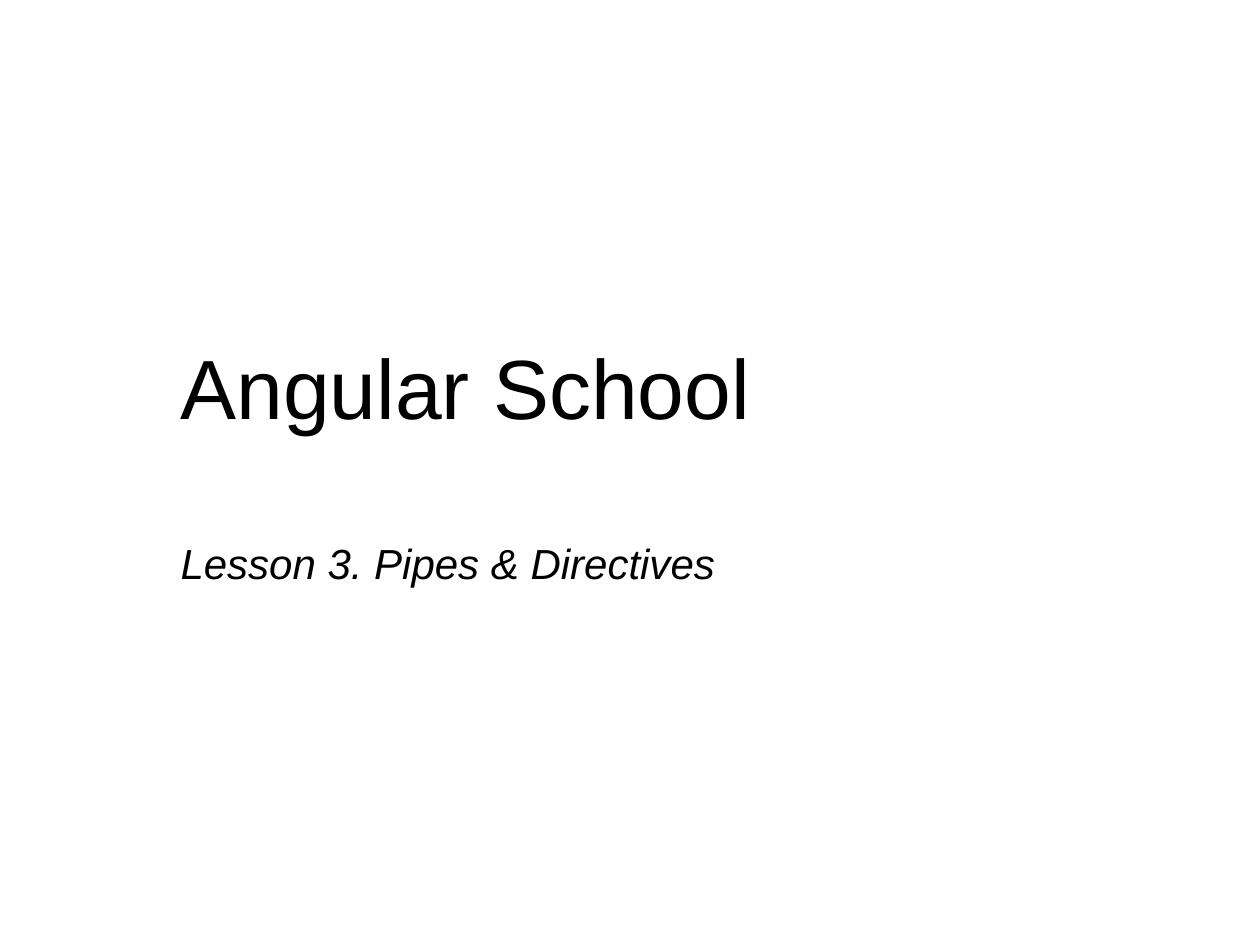
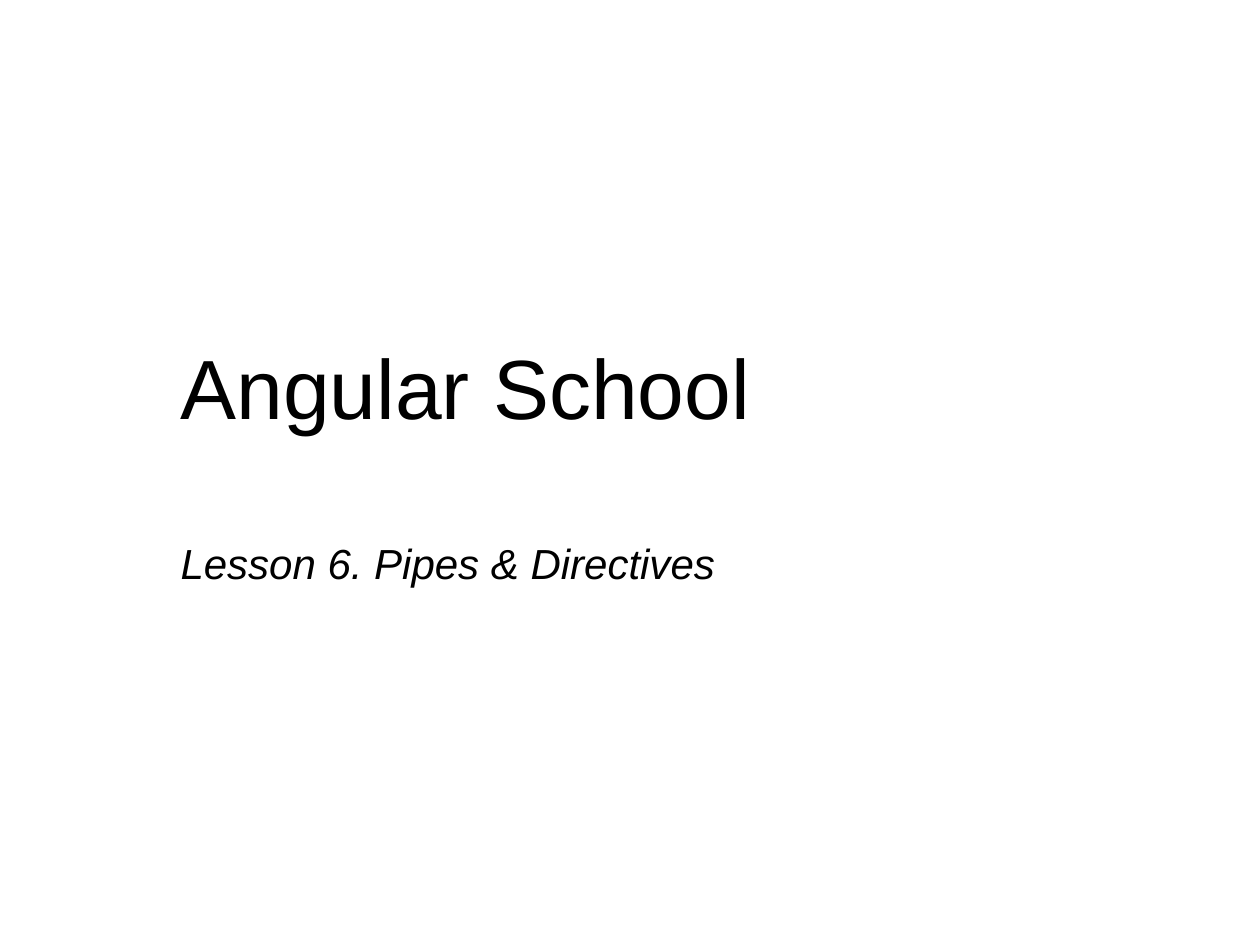
Before and after one commit to maltez/Angular, a slide deck: slide 1 of Presentations/05_Pipes_Directives.pptx. Drawn at 1260x945 pixels with LibreOffice and Linux fonts; fonts in the diff are those of the drawing. Boxes give left, top, right and bottom in pixels: in the first picture for what was removed or moved away, otherwise in the second. Text is boxed around its words. In the diff, an @@ line names an element or a change of style, - is before the commit and + after.

Commit message:
Add pipes presentation

```diff
--- a/Presentations/05_Pipes_Directives.pptx
+++ b/Presentations/05_Pipes_Directives.pptx
@@ text at <box>181,548,715,587</box>: text changed @@
-Lesson 3. Pipes & Directives
+Lesson 6. Pipes & Directives
```
Also in this commit, not shown: 8 other slides changed, 1 slide added.
